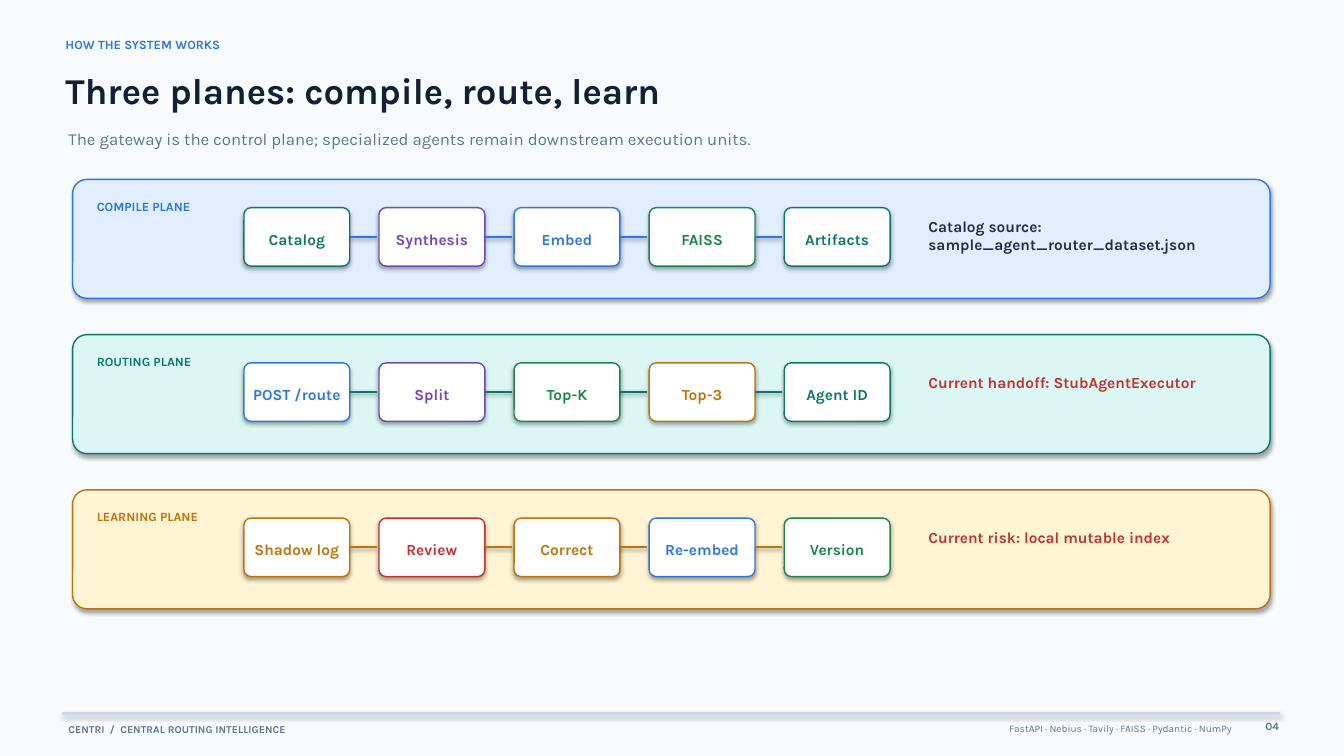
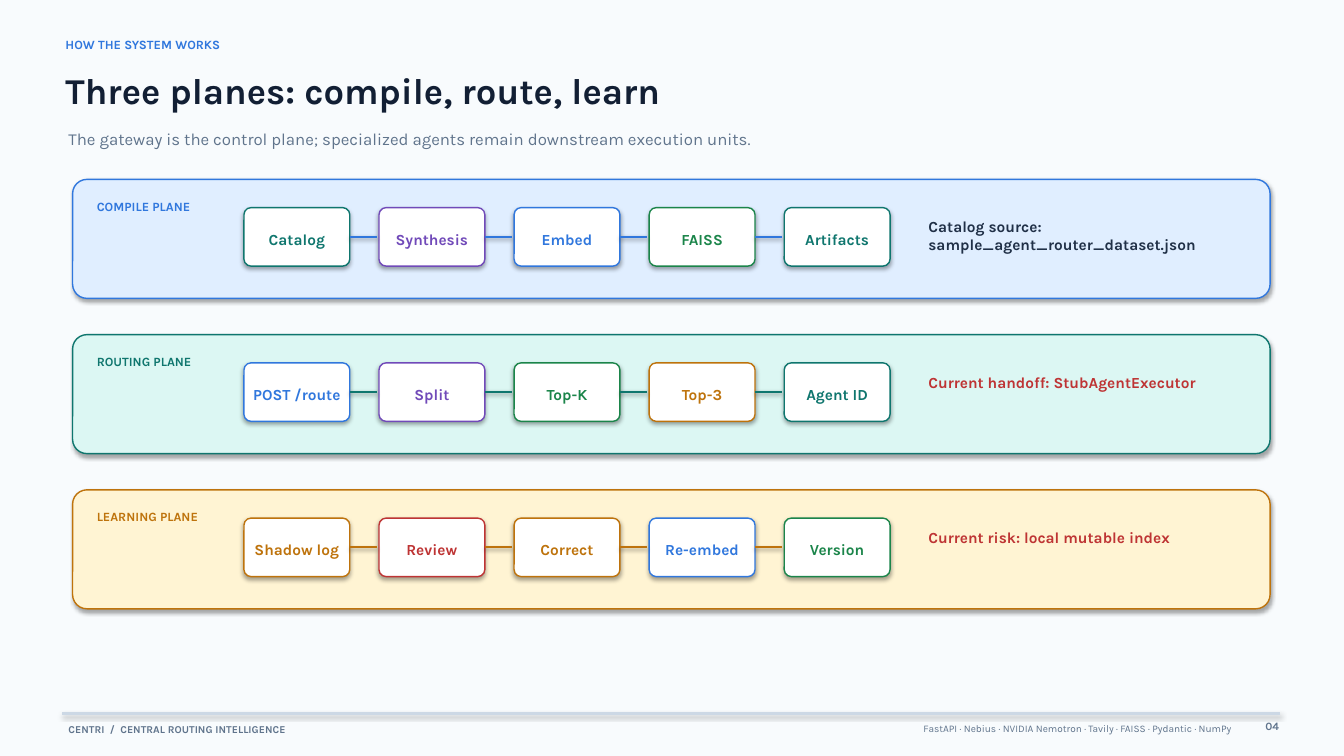
Before and after one commit to BanukaKA/CentRI, a slide deck: slide 4 of CentRI_5_minute_presentation.pptx. Drawn at 1344x756 pixels with LibreOffice and Linux fonts; fonts in the diff are those of the drawing. Boxes give left, top, right and bottom in pixels: in the first picture for what was removed or moved away, otherwise in the second. Text is boxed around its words. In the diff, an @@ line names an element or a change of style, - is before the commit and + after.

```diff
--- a/CentRI_5_minute_presentation.pptx
+++ b/CentRI_5_minute_presentation.pptx
@@ text at (923,725,1232,735): text changed @@
-FastAPI · Nebius · Tavily · FAISS · Pydantic · NumPy
+FastAPI · Nebius · NVIDIA Nemotron · Tavily · FAISS · Pydantic · NumPy
```
Also in this commit, not shown: 2 other slides changed, 16 other files.
